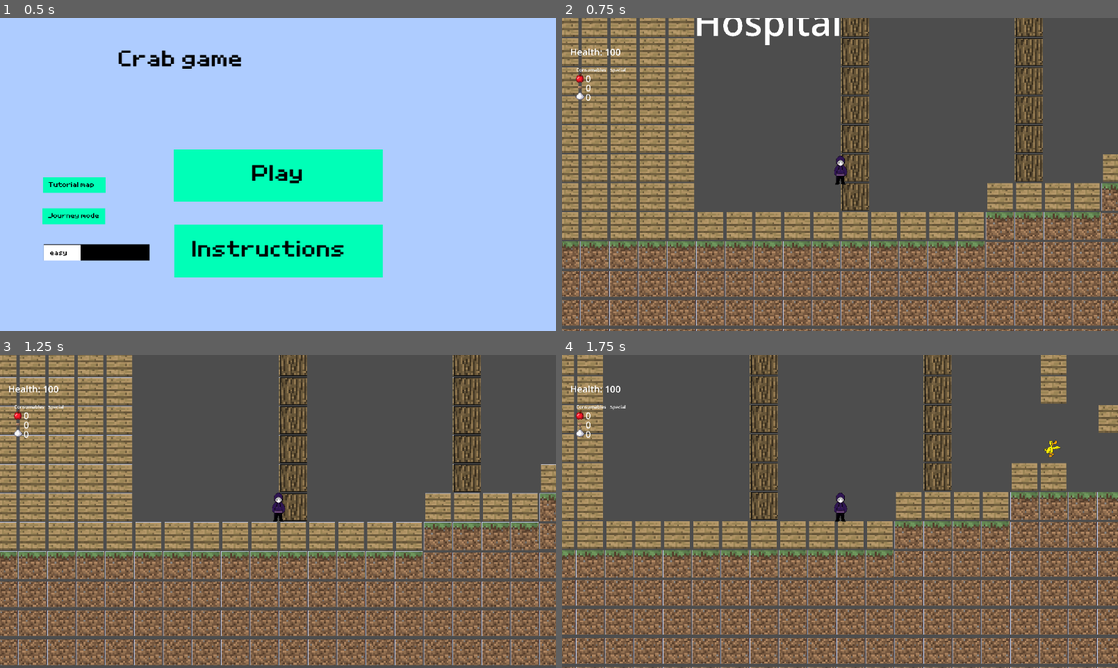
Above: before the commit, frames 1-4 (two rows, left to right).
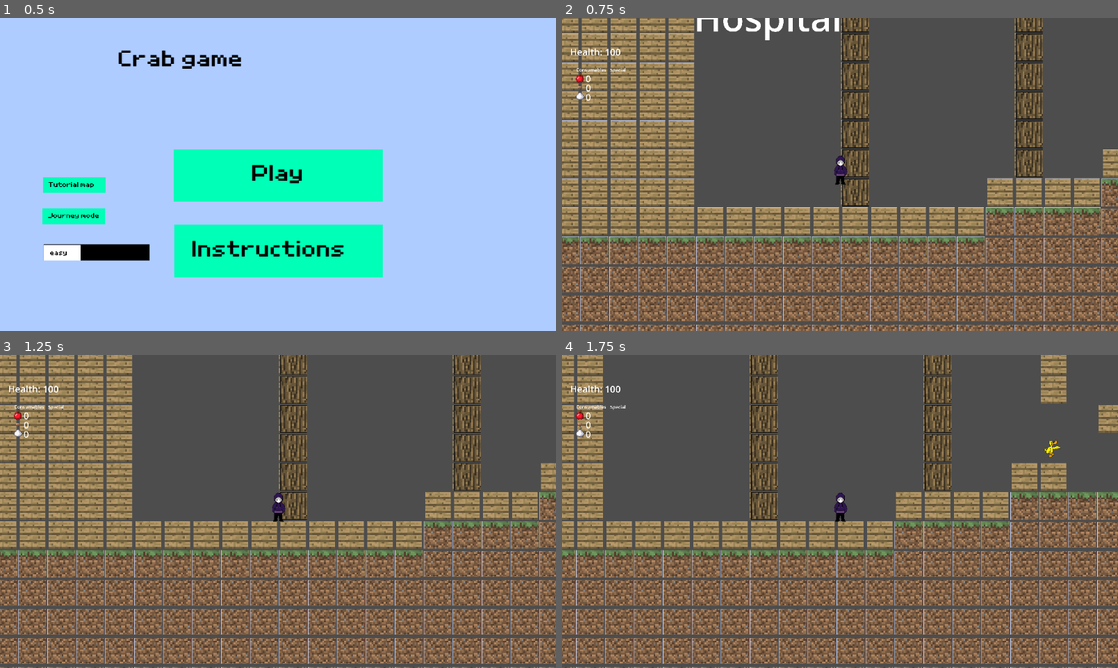
Above: after the commit, the same moments.

Repository: adrianyang2012/fused-prototype-3
Game: Godot game, scene res://games/startpanel.tscn
Two runs of this game, one before a commit and one after it. Both use one fixed random seed, a clock stepped at 60 frames per second and the inputs below.
Inputs (mouse positions are in pixels of both pictures, inside the frame that each line leads up to):
- Up to frame 1 (0.5 s): no input
- Up to frame 2 (0.75 s): click (840, 174) at 0.52 s
- Up to frame 3 (1.25 s): no input
- Up to frame 4 (1.75 s): tap Enter (ui_accept) at 1.25 s; hold Right (ui_right) from 1.28 s (still down); hold P (parachute) from 1.28 s (still down); tap O (superjump) at 1.52 s

Frame 1 is identical in both runs. In frame 2, 41% of the frame differs, in the area x 0-100%, y 0-100%; in frame 3, 31%; in frame 4, nothing differs.

Commit message:
Reduced player floatiness
Increased jump and fall velocity to make it snappier and more responsive.

Diff:
--- a/Managers/player.gd
+++ b/Managers/player.gd
@@ -1,6 +1,6 @@
 extends CharacterBody2D
 var speed = 800.0
-const JUMP_VELOCITY = -1000.0
+const JUMP_VELOCITY = -2250.0
 var double = 0
 var extra_jumps = 0
 var floor = 0
@@ -123,10 +123,10 @@
 
 func _physics_process(delta: float) -> void:
 	#parachute manager and enables parachute only if you unlocked and if you are pressing p
-	#if Input.is_action_pressed("ui_down") and not hacker:
-	#	speed = 12000
-	#	extra_jumps = 1000
-	#	hacker = 1
+	if Input.is_action_pressed("ui_down") and not hacker:
+		speed = 12000
+		extra_jumps = 1000
+		hacker = 1
 	if Input.is_action_pressed("TEST_STOP"):
 		speed = 800
 		extra_jumps = 0
@@ -152,7 +152,7 @@
 		sprite_2d.self_modulate = Color(1,1,1,1)
 	#movement
 	if not is_on_floor():
-			velocity += get_gravity() * delta*(1-parachute*0.9)
+			velocity += get_gravity() * 5 * (1 - parachute*0.9) * delta
 	if not cutscene_mode:
 		#manages invis turning on and off
 		if Input.is_action_just_pressed("invis") and invis>0:
